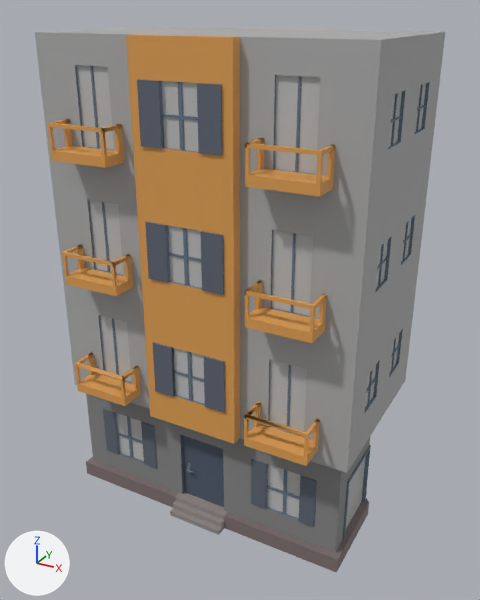
The FBX model Assets/Prefabs/Hub/Objects/Buildings/bar.fbx: old version first, new version second.
Rendered twice from a 50 mm lens placed at (43.5, -79.5, 40.8), pointed at (0.4, -1.0, 1.6). Lighting does not change. The marker at lower left points along +X, +Y and +Z. Where no turn or scale is listed for an object, it has been applied to the vertices. Vertices at the same position are counted once.

The first picture shows 'restaurant.004'.
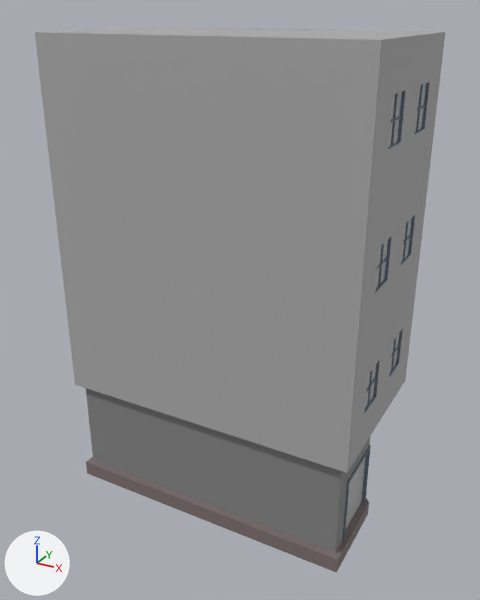
Where the change shows, as pixel boxes (x1, y1, x2, y2) in the pictures (480 x 600 px):
'restaurant.004', recoloured, reshaped
    both: (35, 27, 445, 573)
part 1 of me_sphere_015, deleted
    before: (35, 27, 440, 573)

The change in detail:
Material 'couleur' (mat_couleur) changes colour from orange #e0a052 to blue #4682b4; in linear values from (0.745, 0.352, 0.0844) to (0.0612, 0.223, 0.456).
me_sphere_015 is used by ob_restaurant_004; location (0.0, 0.0, 4.0).
me_sphere_015 had 3415 vertices, 2820 faces and spanned x -22.4..22.4, y -16.7..16.7, z -34.0..34.0.
me_sphere_015 now has 2306 vertices, 1955 faces and spans x -22.4..22.4, y -13.1..16.7, z -34.0..34.0.
me_sphere_015 part 1: 740 vertices removed from x -21.3..21.3, y -16.7..-11.5, z -34.0..34.0.
me_sphere_015 no longer uses material mat_porte (dark blue #4d5a69).
